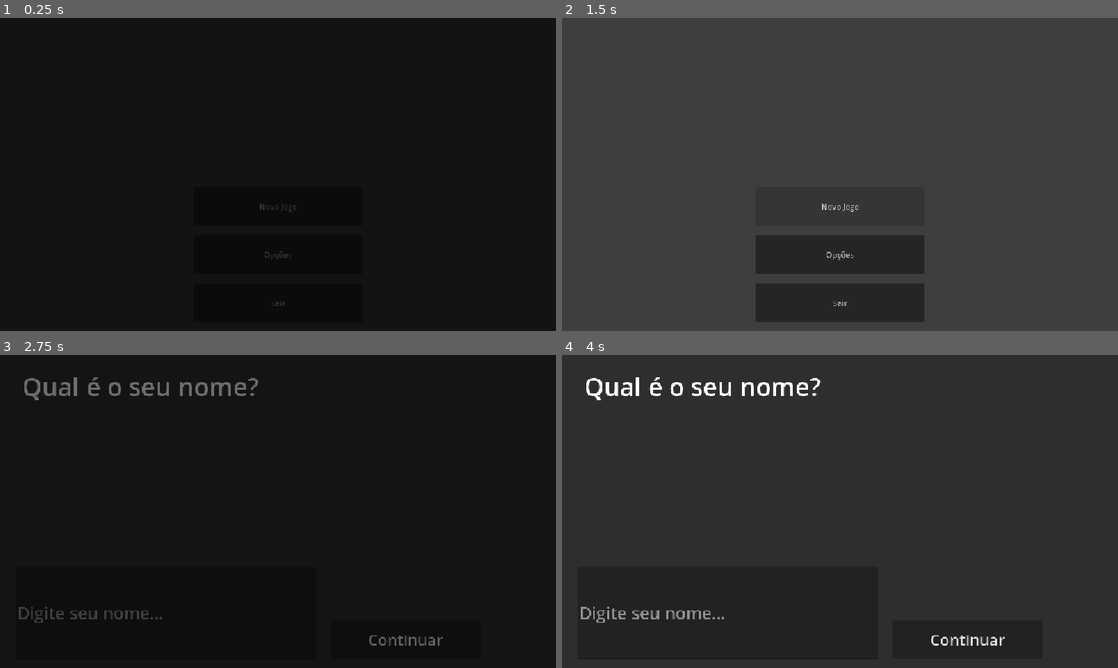
Above: before the commit, frames 1-4 (two rows, left to right).
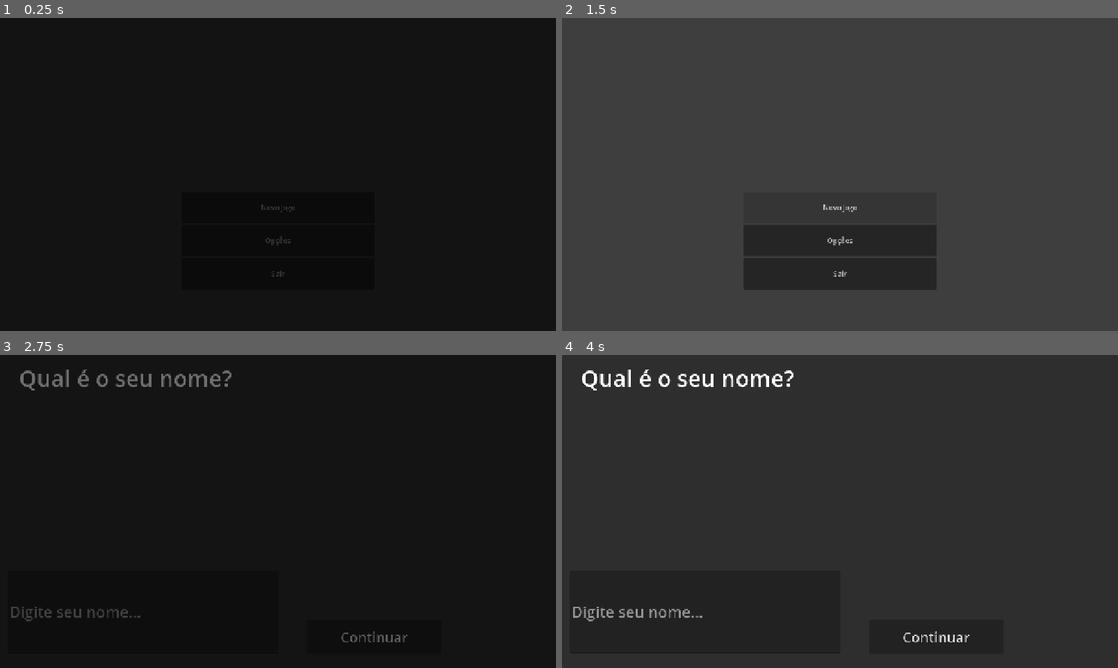
Above: after the commit, the same moments.

Repository: iMnth4sK/Day-by-Day
Game: Godot game, scene res://Scenes/Main Menu/MainMenu.tscn
The game is run twice, just before and just after one commit, with the same random seed, the same clock (stepped at 60 frames per second) and the same inputs.
Inputs:
- Up to frame 1 (0.25 s): no input
- Up to frame 2 (1.5 s): click "Opções" at 0.5 s; click "Novo Jogo" at 1.25 s
- Up to frame 3 (2.75 s): click "Novo Jogo" at 2 s
- Up to frame 4 (4 s): click "Continuar" at 2.75 s; tap Enter (ui_accept) at 3.5, 3.77 s; hold D (move_right) from 3.53 s (still down); hold E (interact) from 3.53 s (still down)

The runs differ from the first frame. In frame 1, 0.1% of the frame differs, in the area x 46-54%, y 59-92%; in frame 2, 5.9%, in the area x 32-68%, y 59-98%; in frame 3, 2.0%; in frame 4, 2.3%.

Commit message:
ajustei a resolução pra 1280x720, organizei alguns sistemas, e poli o HUD, alem de ajustar o sistema de save

Diff:
--- a/Scenes/Main Menu/Loading.tscn
+++ b/Scenes/Main Menu/Loading.tscn
@@ -8,22 +8,25 @@
 [node name="CanvasLayer" type="CanvasLayer" parent="." unique_id=1912093887]
 
 [node name="ColorRect" type="ColorRect" parent="CanvasLayer" unique_id=87497425]
-offset_right = 1155.0
-offset_bottom = 651.0
+anchors_preset = 15
+anchor_right = 1.0
+anchor_bottom = 1.0
+grow_horizontal = 2
+grow_vertical = 2
 color = Color(0.033853278, 0.033853278, 0.033853274, 1)
 
 [node name="Label" type="Label" parent="CanvasLayer" unique_id=963766135]
-offset_left = 781.0
-offset_top = 531.0
-offset_right = 980.0
-offset_bottom = 640.0
+offset_left = 882.0
+offset_top = 595.0
+offset_right = 1081.0
+offset_bottom = 704.0
 theme_override_font_sizes/font_size = 40
 text = "Loading..."
 horizontal_alignment = 2
 vertical_alignment = 2
 
 [node name="ProgressBar" type="ProgressBar" parent="CanvasLayer" unique_id=1499995250]
-offset_left = 997.0
-offset_top = 588.0
-offset_right = 1149.0
-offset_bottom = 646.0
+offset_left = 1098.0
+offset_top = 642.0
+offset_right = 1250.0
+offset_bottom = 700.0
--- a/Scenes/Main Menu/MainMenu.tscn
+++ b/Scenes/Main Menu/MainMenu.tscn
@@ -14,51 +14,36 @@
 
 [node name="Transition" parent="." unique_id=25476412 instance=ExtResource("2_icfkg")]
 
-[node name="Sair" type="Button" parent="." unique_id=956579653]
+[node name="VBoxContainer" type="VBoxContainer" parent="." unique_id=473156484]
 layout_mode = 1
 anchors_preset = 7
 anchor_left = 0.5
 anchor_top = 1.0
 anchor_right = 0.5
 anchor_bottom = 1.0
-offset_left = -175.0
-offset_top = -98.0
-offset_right = 175.0
-offset_bottom = -18.0
+offset_left = -222.5
+offset_top = -320.0
+offset_right = 222.5
+offset_bottom = -95.0
 grow_horizontal = 2
 grow_vertical = 0
+pivot_offset = Vector2(5.87, 0)
+
+[node name="NovoJogo" type="Button" parent="VBoxContainer" unique_id=1354825930]
+layout_mode = 2
+size_flags_vertical = 3
+text = "Novo Jogo"
+
+[node name="Opções" type="Button" parent="VBoxContainer" unique_id=2132673183]
+layout_mode = 2
+size_flags_vertical = 3
+text = "Opções"
+
+[node name="Sair" type="Button" parent="VBoxContainer" unique_id=956579653]
+layout_mode = 2
+size_flags_vertical = 3
 text = "Sair"
 
-[node name="Opções" type="Button" parent="." unique_id=2132673183]
-layout_mode = 1
-anchors_preset = 7
-anchor_left = 0.5
-anchor_top = 1.0
-anchor_right = 0.5
-anchor_bottom = 1.0
-offset_left = -175.0
-offset_top = -198.0
-offset_right = 175.0
-offset_bottom = -118.0
-grow_horizontal = 2
-grow_vertical = 0
-text = "Opções"
-
-[node name="NovoJogo" type="Button" parent="." unique_id=1354825930]
-layout_mode = 1
-anchors_preset = 7
-anchor_left = 0.5
-anchor_top = 1.0
-anchor_right = 0.5
-anchor_bottom = 1.0
-offset_left = -175.0
-offset_top = -298.0
-offset_right = 175.0
-offset_bottom = -218.0
-grow_horizontal = 2
-grow_vertical = 0
-text = "Novo Jogo"
-
-[connection signal="pressed" from="Sair" to="." method="_on_sair_pressed"]
-[connection signal="pressed" from="Opções" to="." method="_on_opções_pressed"]
-[connection signal="pressed" from="NovoJogo" to="." method="_on_novo_jogo_pressed"]
+[connection signal="pressed" from="VBoxContainer/NovoJogo" to="." method="_on_novo_jogo_pressed"]
+[connection signal="pressed" from="VBoxContainer/Opções" to="." method="_on_opções_pressed"]
+[connection signal="pressed" from="VBoxContainer/Sair" to="." method="_on_sair_pressed"]
--- a/Scenes/Player/NamePlayer.tscn
+++ b/Scenes/Player/NamePlayer.tscn
@@ -5,33 +5,29 @@
 
 [node name="Control" type="Control" unique_id=752147250]
 layout_mode = 3
-anchors_preset = 0
-offset_right = 40.0
-offset_bottom = 40.0
+anchors_preset = 15
+anchor_right = 1.0
+anchor_bottom = 1.0
+grow_horizontal = 2
+grow_vertical = 2
 script = ExtResource("1_3vd8u")
 
 [node name="Transition" parent="." unique_id=25476412 instance=ExtResource("2_0bysg")]
 
 [node name="Panel" type="Panel" parent="." unique_id=1607411532]
 layout_mode = 1
-anchors_preset = 8
-anchor_left = 0.5
-anchor_top = 0.5
-anchor_right = 0.5
-anchor_bottom = 0.5
-offset_left = -20.0
-offset_top = -20.0
-offset_right = 1137.0
-offset_bottom = 631.0
+anchors_preset = 15
+anchor_right = 1.0
+anchor_bottom = 1.0
 grow_horizontal = 2
 grow_vertical = 2
 
 [node name="Label" type="Label" parent="." unique_id=534999214]
 layout_mode = 0
-offset_left = 46.0
-offset_top = 29.0
-offset_right = 273.0
-offset_bottom = 63.0
+offset_left = 44.0
+offset_top = 17.0
+offset_right = 535.0
+offset_bottom = 89.0
 theme_override_font_sizes/font_size = 52
 text = "Qual é o seu nome?"
 
@@ -48,19 +44,19 @@
 
 [node name="LineEdit" type="LineEdit" parent="." unique_id=201292026]
 layout_mode = 0
-offset_left = 32.0
-offset_top = 438.0
-offset_right = 655.0
-offset_bottom = 630.0
+offset_left = 18.0
+offset_top = 495.0
+offset_right = 641.0
+offset_bottom = 687.0
 theme_override_font_sizes/font_size = 35
 placeholder_text = "Digite seu nome..."
 
 [node name="Button" type="Button" parent="." unique_id=1954561891]
 layout_mode = 0
-offset_left = 685.0
-offset_top = 550.0
-offset_right = 996.0
-offset_bottom = 629.0
+offset_left = 706.0
+offset_top = 609.0
+offset_right = 1017.0
+offset_bottom = 688.0
 theme_override_font_sizes/font_size = 32
 text = "Continuar"
 
--- a/Scripts/DataBase/GameManager.gd
+++ b/Scripts/DataBase/GameManager.gd
@@ -5,11 +5,18 @@
 
 # Sua Base de Dados (Dicionário com tudo que você quer salvar)
 var database = {
-	"player_name": "Gustavo",
+	"player_name": "",
 	"itens_coletados": 0,
 	"npc_conversa_concluida": false,
 	"posicao_player": Vector2.ZERO
 }
+func reset_data():
+	database = {
+		"player_name": "",
+		"itens_coletados": 0,
+		"npc_conversa_concluida": false,
+		"posicao_player": Vector2.ZERO
+	}
 
 func _ready():
 	# Assim que o jogo abre, ele tenta carregar o progresso anterior
--- a/Scripts/Main Menu/MainMenuButtons.gd
+++ b/Scripts/Main Menu/MainMenuButtons.gd
@@ -1,22 +1,35 @@
 extends Control
 
 @onready var transition = $Transition
-
-# Called when the node enters the scene tree for the first time.
+@onready var novo_jogo_button = $VBoxContainer/NovoJogo
 
 func _ready() -> void:
-	transition.fade_in() # Replace with function body
+	transition.fade_in()
 
+	if FileAccess.file_exists(GameManager.SAVE_PATH):
+		novo_jogo_button.text = "Continuar"
+	else:
+		novo_jogo_button.text = "Novo Jogo"
 
 func _on_sair_pressed() -> void:
 	await transition.fade_out()
 	get_tree().quit()
 
-
 func _on_opções_pressed() -> void:
-	pass # Replace with function body.
-
+	pass
 
 func _on_novo_jogo_pressed() -> void:
 	await transition.fade_out()
-	get_tree().change_scene_to_file("res://Scenes/Player/NamePlayer.tscn")
+
+	# SE EXISTE SAVE
+	if FileAccess.file_exists(GameManager.SAVE_PATH):
+		GameManager.load_game()
+
+		get_tree().change_scene_to_file("res://Scenes/Main Menu/Loading.tscn")
+
+	# SE NÃO EXISTE SAVE
+	else:
+
+		GameManager.reset_data()
+
+		get_tree().change_scene_to_file("res://Scenes/Player/NamePlayer.tscn")
--- a/Scripts/Player/NomePlayer.gd
+++ b/Scripts/Player/NomePlayer.gd
@@ -6,6 +6,7 @@
 
 func _ready() -> void:
 	await transition.fade_in()
+
 
 func _on_button_pressed():
 
@@ -17,6 +18,12 @@
 
 	error_label.visible = false
 
+	# SALVA O NOME NO DATABASE
+	GameManager.database["player_name"] = player_name
+
+	# ESCREVE O SAVE NO DISCO
+	GameManager.save_game()
+
 	await transition.fade_out()
 
 	get_tree().change_scene_to_file("res://Scenes/Main Menu/Loading.tscn")
--- a/Scripts/UI/PauseUI.gd
+++ b/Scripts/UI/PauseUI.gd
@@ -5,6 +5,7 @@
 @onready var exit_menu = $PauseMenu/CenterContainer/ExitMenu
 
 func _ready():
+	print(GameManager.database["player_name"])
 	# Garante que o menu comece escondido e no estado certo
 	transition.fade_in()
 	visible = false
--- a/project.godot
+++ b/project.godot
@@ -20,6 +20,8 @@
 
 [display]
 
+window/size/viewport_width=1280
+window/size/viewport_height=720
 window/size/mode=2
 window/stretch/mode="canvas_items"
 
Binary file added: Art/Iniciar.png
Not shown, added: Art/Iniciar.png.import
Binary file added: Art/NovoJogo.png
Not shown, added: Art/NovoJogo.png.import
Binary file added: Art/Sair.png
Not shown, added: Art/Sair.png.import
Binary file added: Art/opções.png
Not shown, added: Art/opções.png.import
Not shown, changed: Scenes/Jogo principal/principal.tscn
